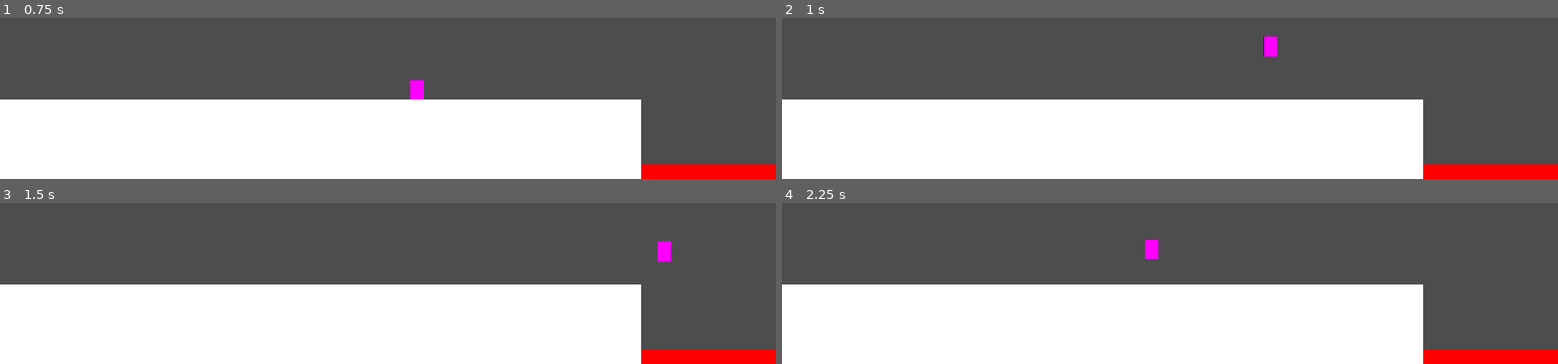
Above: before the commit, frames 1-4 (two rows, left to right).
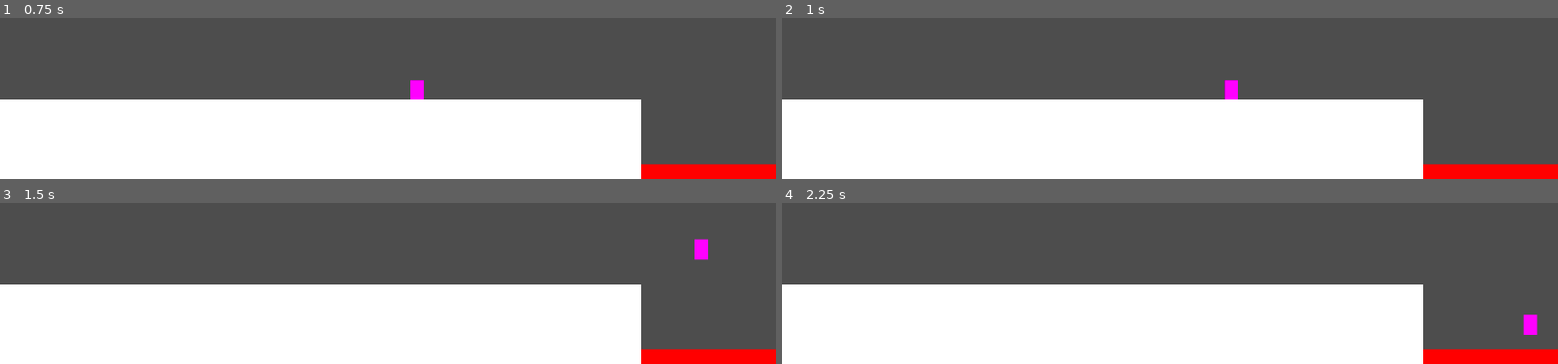
Above: after the commit, the same moments.

Repository: potatinator/codeday3-ihatecaiden
Game: Godot game, scene res://node_2d.tscn
Same seed, same stepped clock (60 frames per second), same inputs: the game is played once before the commit and once after it.
Inputs:
- Up to frame 1 (0.75 s): hold D (moveRight) from 0.53 s (still down); tap E (release, bound only before the commit) at 0.6 s
- Up to frame 2 (1 s): keep holding D (moveRight); tap W (jump) at 0.77 s; tap Shift (store, bound only after the commit) at 0.8 s
- Up to frame 3 (1.5 s): keep holding D (moveRight); tap Shift (store, bound only after the commit) at 1.35 s
- Up to frame 4 (2.25 s): tap W (jump) at 1.52 s; tap Q (store, bound only before the commit) at 1.55, 2.1 s; release D (moveRight) at 2.03 s; hold A (moveLeft) from 2.03 s (still down)

Frame 1 is identical in both runs. In frame 2, 0.4% of the frame differs, in the area x 57-64%, y 11-51%; in frame 3, 0.5%, in the area x 84-92%, y 22-37%; in frame 4, 0.5%.

Commit message:
set storage to toggle

Diff:
--- a/character_body_2d.gd
+++ b/character_body_2d.gd
@@ -7,6 +7,7 @@
 var jump : float = -400.0
 var maxFall : float = 400.0
 @export var maxStored : float = 1000.0
+@export var storeMulti : float = 1.0
 @export var groundFric : float = 100.0
 @export var airFric : float = 10.0
 
@@ -39,16 +40,17 @@
 
 	if(Input.is_action_just_pressed("store")):
 		store()
-	if(Input.is_action_just_pressed("release")):
-		velocity += stored*Vector2(fric/airFric, 1.0)
-		stored = Vector2(0.0, 0.0)
 
 	move_and_slide()
 
 func store() -> void:
-	stored += velocity
-	stored = stored.normalized() * clamp(stored.length(), 0.0, maxStored)
-	velocity = Vector2(0.0, 0.0)
+	if(stored.length() <= 0.0):
+		stored += velocity*storeMulti
+		stored = stored.normalized() * clamp(stored.length(), 0.0, maxStored)
+		velocity = Vector2(0.0, 0.0)
+	else:
+		velocity += stored*Vector2(fric/airFric, 1.0)
+		stored = Vector2(0.0, 0.0)
 
 
 func _on_area_2d_body_entered(body) -> void:
--- a/project.godot
+++ b/project.godot
@@ -39,12 +39,7 @@
 }
 store={
 "deadzone": 0.2,
-"events": [Object(InputEventKey,"resource_local_to_scene":fa …(140 unchanged characters)… d":false,"keycode":0,"physical_keycode":81,"key_label":0,"unicode":113,"location":0,"echo":false,"script":null)
-]
-}
-release={
-"deadzone": 0.2,
-"events": [Object(InputEventKey,"resource_local_to_scene":false,"resource_name":"","device":-1,"window_id":0,"alt_pressed":false,"shift_pressed":false,"ctrl_pressed":false,"meta_pressed":false,"pressed":false,"keycode":0,"physical_keycode":69,"key_label":0,"unicode":101,"location":0,"echo":false,"script":null)
+"events": [Object(InputEventKey,"resource_local_to_scene":fa …(140 unchanged characters)… d":false,"keycode":0,"physical_keycode":4194325,"key_label":0,"unicode":0,"location":0,"echo":false,"script":null)
 ]
 }
 
